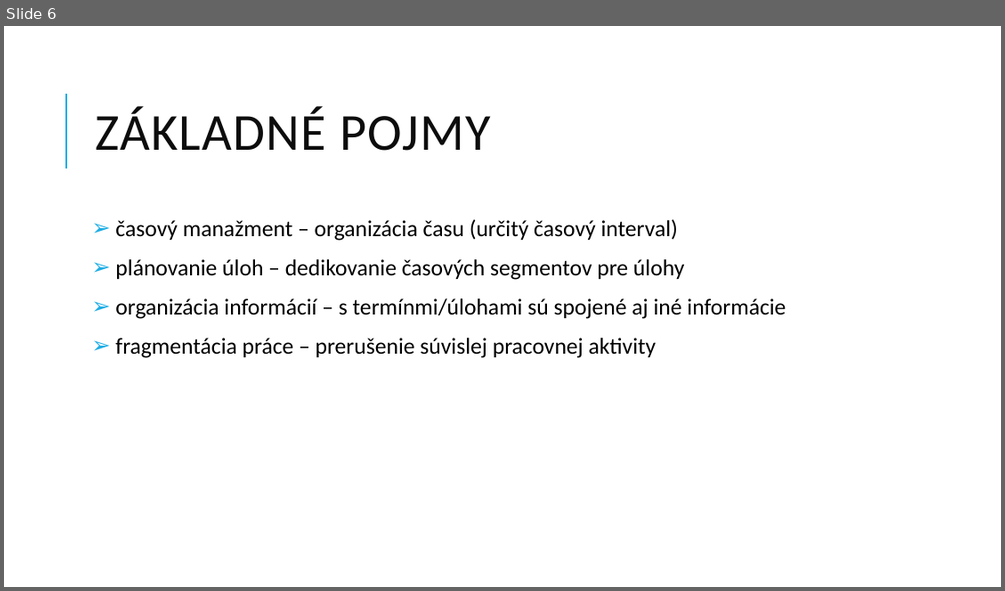
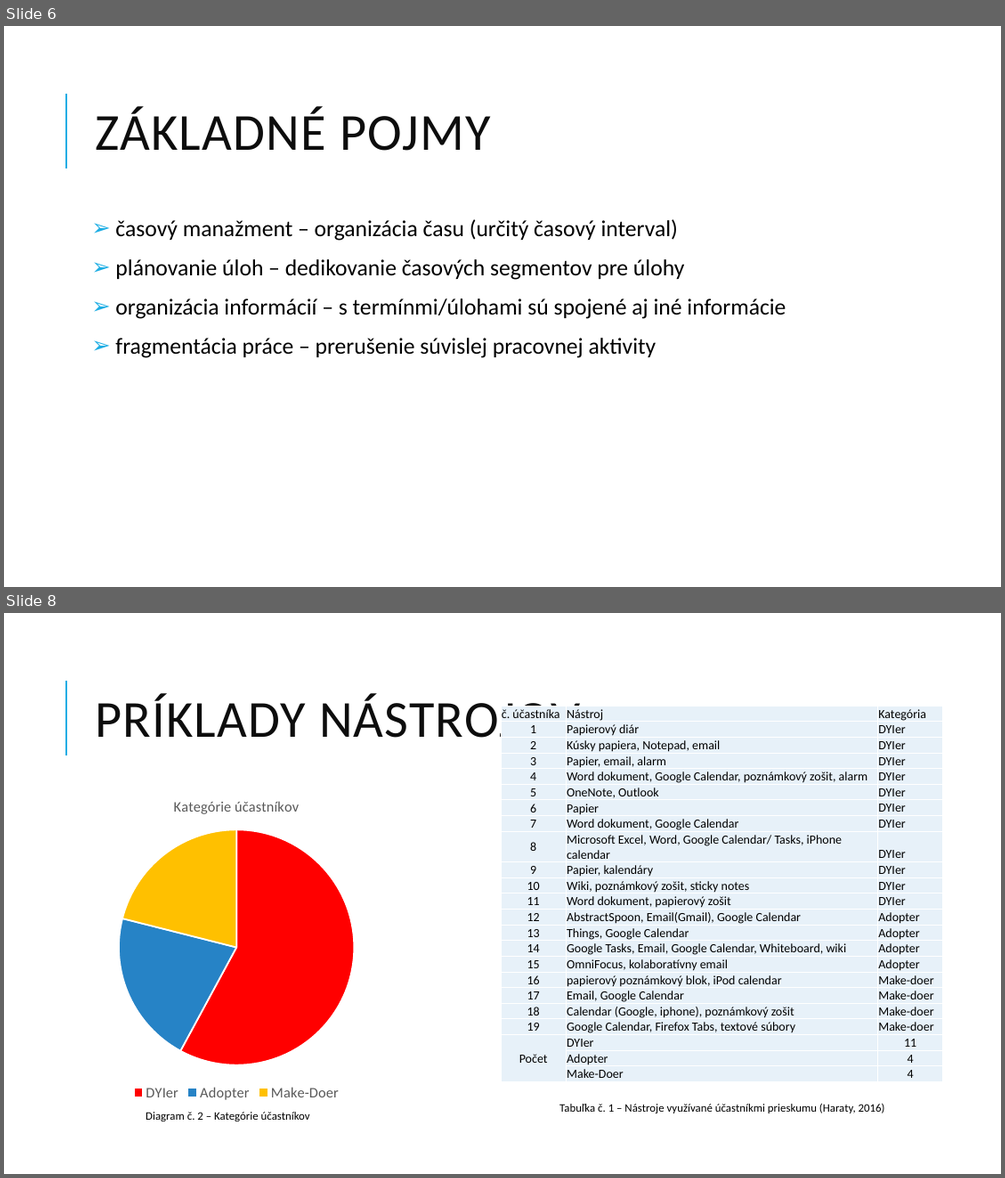
Before and after one commit to Plasmoxy/MIP_clanok, a slide deck: petrik_mip_present.pptx. Shown one above the other, each under a label of ours: slide 6 before the commit, slides 6 and 8 after it; the slides between them are not shown. The pictures are 1005x591 and 1005x1178 pixels, drawn with LibreOffice and Linux fonts; fonts in the diff are those of the drawing. Boxes give left, top, right and bottom in pixels: in the first picture for what was removed or moved away, otherwise in the second. Text is boxed around its words. In the diff, an @@ line names an element or a change of style, - is before the commit and + after.

```diff
--- a/petrik_mip_present.pptx
+++ b/petrik_mip_present.pptx
@@ slide 8 added at (4, 613, 1001, 1174), background #FFFFFF; not listed: 1 template element that a slide beside it also shows @@
@@ title added at (95, 694, 581, 749), 50 pt, text #0D0D0D @@
+PRÍKLADY NÁSTROJOV
@@ table added at (501, 706, 942, 1081), 23 rows, 3 columns @@
+č. účastníka | Nástroj | Kategória
+1 | Papierový diár | DYIer
+2 | Kúsky papiera, Notepad, email | DYIer
+3 | Papier, email, alarm | DYIer
+4 | Word dokument, Google Calendar, poznámkový zošit, alarm | DYIer
+5 | OneNote, Outlook | DYIer
+6 | Papier | DYIer
+7 | Word dokument, Google Calendar | DYIer
+8 | Microsoft Excel, Word, Google Calendar/ Tasks, iPhone calendar | DYIer
+9 | Papier, kalendáry | DYIer
+10 | Wiki, poznámkový zošit, sticky notes | DYIer
+11 | Word dokument, papierový zošit | DYIer
+12 | AbstractSpoon, Email(Gmail), Google Calendar | Adopter
+13 | Things, Google Calendar | Adopter
+14 | Google Tasks, Email, Google Calendar, Whiteboard, wiki | Adopter
+15 | OmniFocus, kolaboratívny email | Adopter
+16 | papierový poznámkový blok, iPod calendar | Make-doer
+17 | Email, Google Calendar | Make-doer
+18 | Calendar (Google, iphone), poznámkový zošit | Make-doer
+19 | Google Calendar, Firefox Tabs, textové súbory | Make-doer
+Počet | DYIer | 11
+ | Adopter | 4
+ | Make-Doer | 4
@@ pie chart added at (88, 784, 386, 1104) @@
+title "Kategórie účastníkov "
+categories: DYIer, Adopter, Make-Doer
+Series 1: 58, 21, 21
@@ text added at (146, 1111, 310, 1121), 11 pt, text #000000 @@
+Diagram č. 2 – Kategórie účastníkov
@@ text added at (559, 1103, 885, 1114), 11 pt, text #000000 @@
+Tabuľka č. 1 – Nástroje využívané účastníkmi prieskumu (Haraty, 2016)
```
Also in this commit, not shown: 4 slides changed, 4 other slides added, 1 slide removed, 2 other files.
